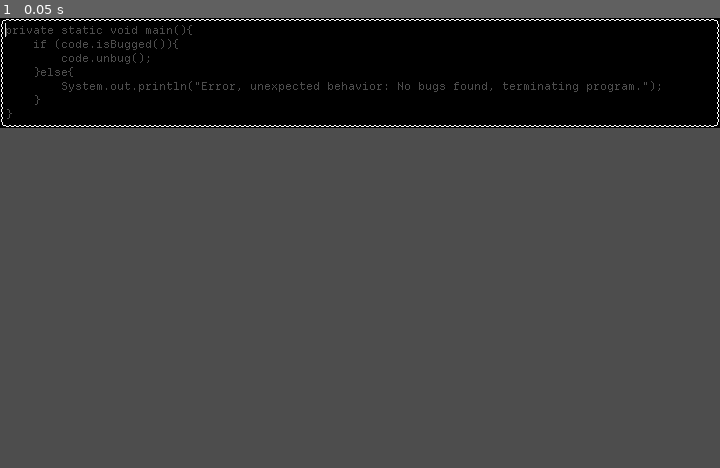
Above: before the commit, frame 1.
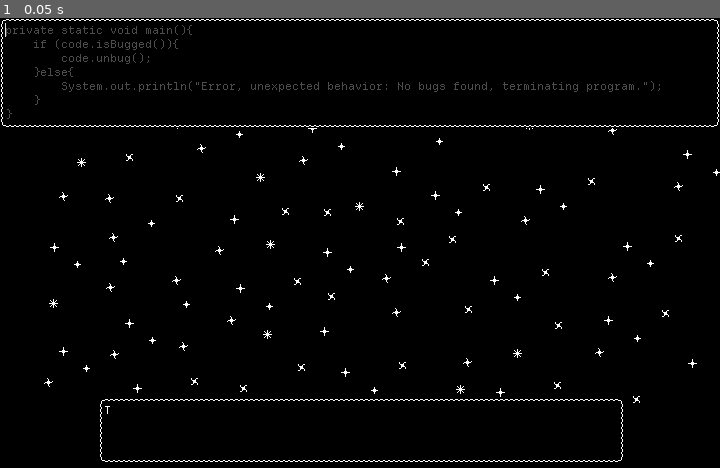
Above: after the commit, the same moment.

Repository: GemDust0/TooBigToFail
Game: Godot game, scene res://Scenes/TitleScreen.tscn
The game is run twice, just before and just after one commit, with the same random seed, the same clock (stepped at 60 frames per second) and the same inputs. Before the commit the project starts from res://Scenes/CodeEditor.tscn.
Inputs:
- Up to frame 1 (0.05 s): no input

The runs differ from the first frame. In frame 1, 76% of the frame differs, in the area x 0-100%, y 24-100%.

Commit message:
Background

Diff:
--- /dev/null
+++ b/Scenes/TitleScreen.tscn
@@ -0,0 +1,27 @@
+[gd_scene format=3 uid="uid://clie5hddnjaqy"]
+
+[ext_resource type="Texture2D" uid="uid://dyn1kh55ty4du" path="res://Assets/StarryBackground.png" id="1_uebgo"]
+[ext_resource type="PackedScene" uid="uid://d0l8cldmt5055" path="res://Scenes/Dialogue.tscn" id="2_8l4an"]
+[ext_resource type="PackedScene" uid="uid://bbn43ldrrpynk" path="res://Scenes/CodeEditor.tscn" id="3_n15yj"]
+
+[node name="TitleScreen" type="Node" unique_id=2004643761]
+
+[node name="TextureRect" type="TextureRect" parent="." unique_id=1715195476]
+offset_right = 720.0
+offset_bottom = 450.0
+texture = ExtResource("1_uebgo")
+
+[node name="CanvasLayer" type="CanvasLayer" parent="." unique_id=380490029]
+
+[node name="Dialogue" parent="CanvasLayer" unique_id=1803881885 instance=ExtResource("2_8l4an")]
+anchors_preset = 7
+anchor_left = 0.5
+anchor_top = 1.0
+anchor_right = 0.5
+offset_left = -261.5
+offset_top = -70.0
+offset_right = -261.5
+offset_bottom = -70.0
+grow_vertical = 0
+
+[node name="CodeEditor" parent="." unique_id=682737360 instance=ExtResource("3_n15yj")]
--- a/project.godot
+++ b/project.godot
@@ -11,7 +11,7 @@
 [application]
 
 config/name="TooBigToFail"
-run/main_scene="uid://bbn43ldrrpynk"
+run/main_scene="uid://clie5hddnjaqy"
 config/features=PackedStringArray("4.6", "Forward Plus")
 config/icon="res://icon.svg"
 
Binary file added: Assets/StarryBackground.png
Not shown, added: Assets/StarryBackground.png.import
